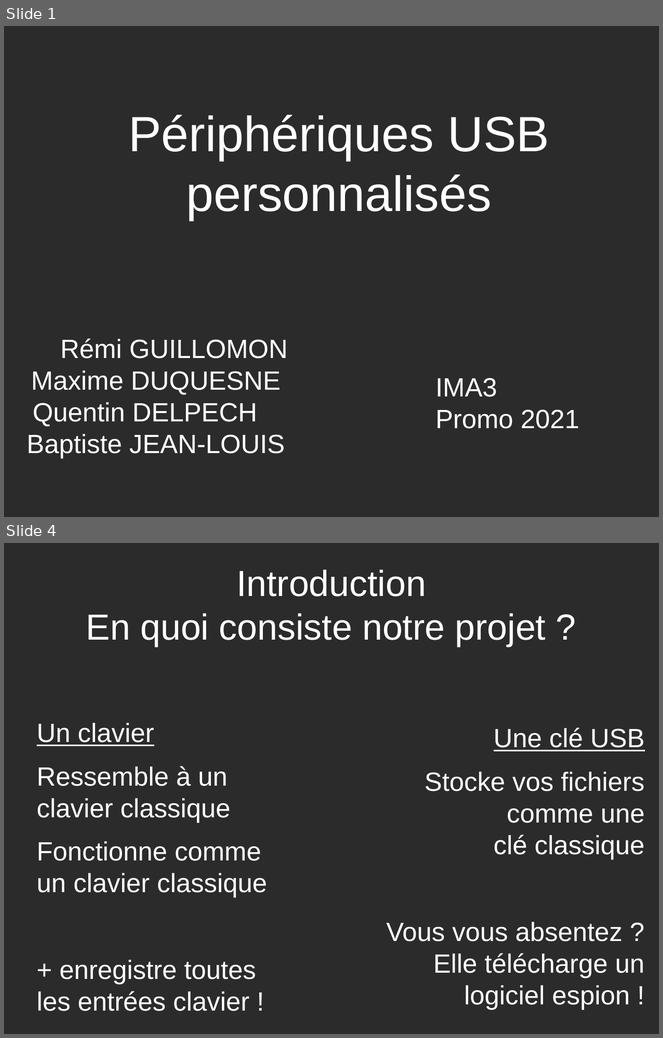
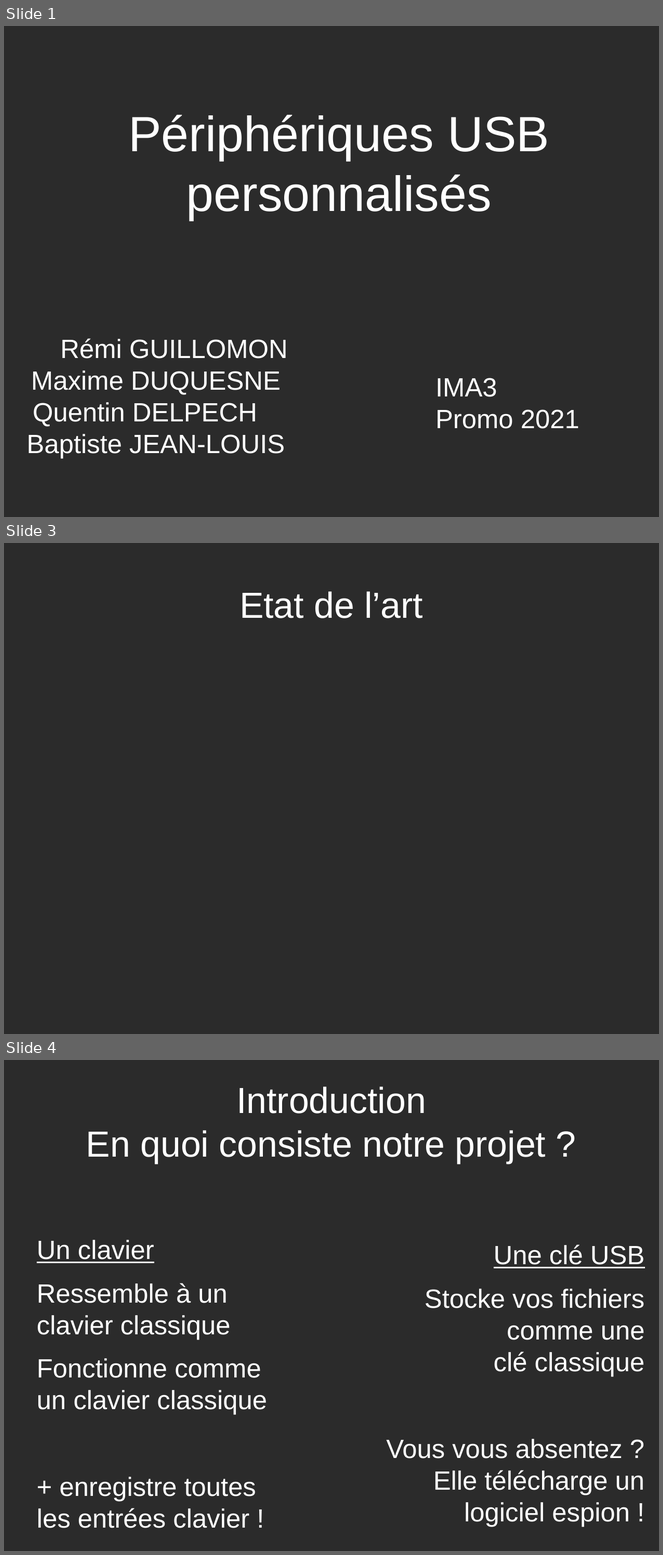
Before and after one commit to rguillomon/IMA3-4_Project, a slide deck: P12(périphUSB).odp. Shown one above the other, each under a label of ours: slides 1 and 4 before the commit, slides 1, 3 and 4 after it; the slides between them are not shown. The pictures are 663x1038 and 663x1555 pixels, drawn with LibreOffice and Linux fonts; fonts in the diff are those of the drawing; background and template pictures are left out; a plain dark background stands for a picture behind light text. Boxes give left, top, right and bottom in pixels: in the first picture for what was removed or moved away, otherwise in the second. Text is boxed around its words. In the diff, an @@ line names an element or a change of style, - is before the commit and + after.

```diff
--- a/P12(périphUSB).odp
+++ b/P12(périphUSB).odp
@@ slide 3 added at <box>4,543,659,1034</box>, background picture (left out) @@
@@ title added at <box>240,591,423,618</box>, 44 pt, text #FFFFFF @@
+Etat de l’art
```
Also in this commit, not shown: 1 slide changed, 1 slide removed.
